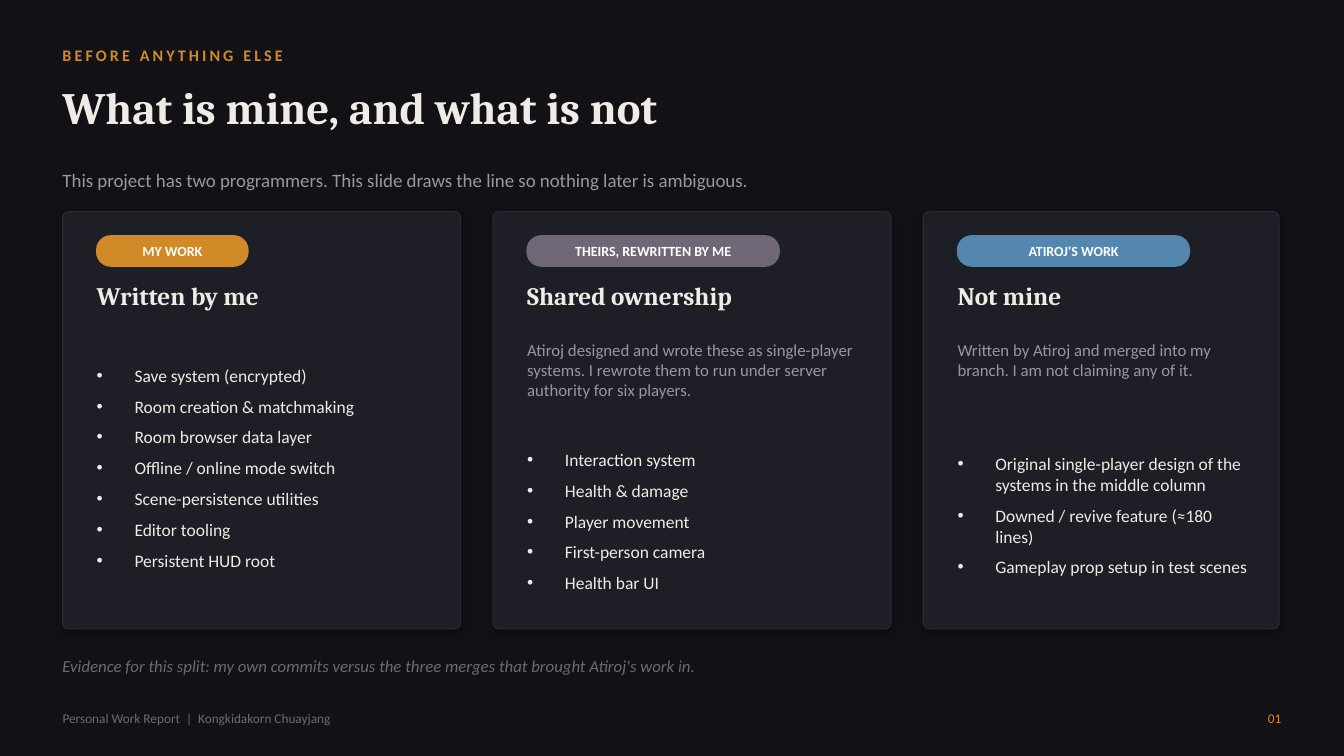
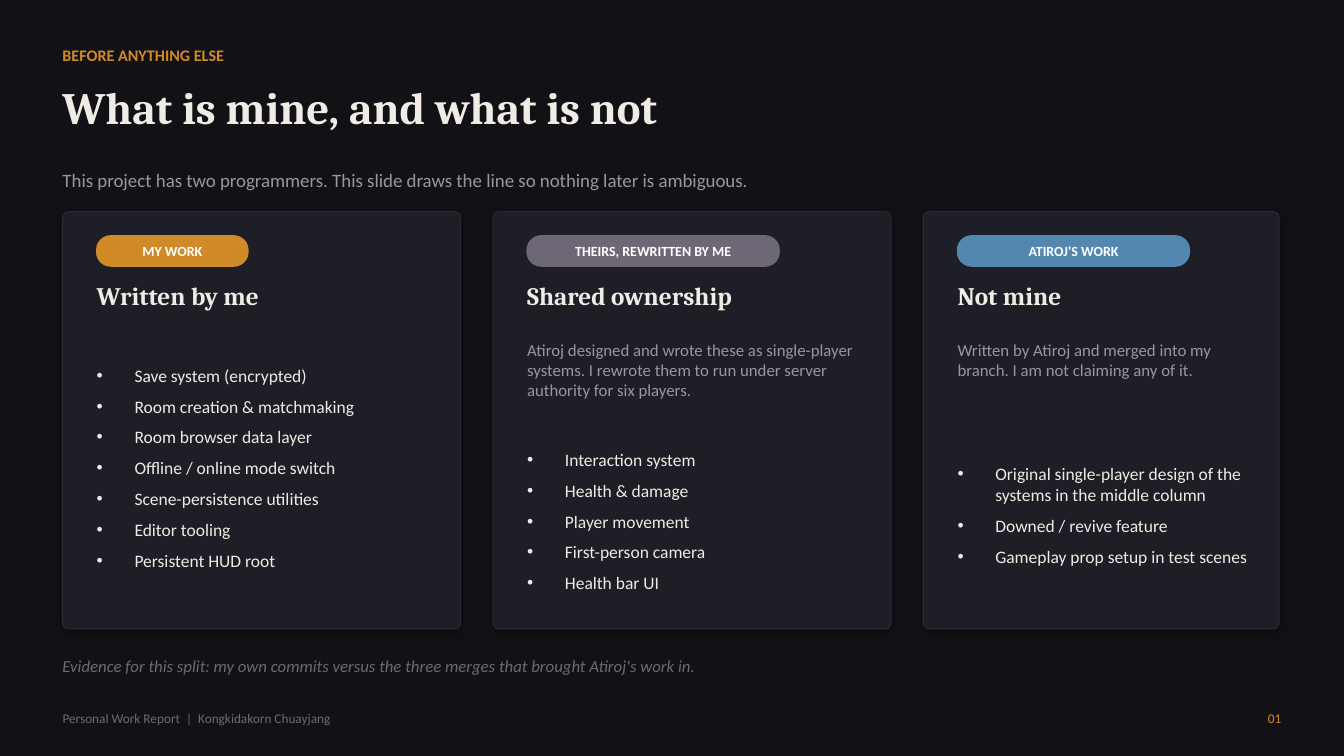
Before and after one commit to AtirojDev12/Pre-Thesis, a slide deck: slide 2 of Kong & Head Pro Grammer Presentation/Pre-Thesis_MyWork_Week3.pptx. Drawn at 1344x756 pixels with LibreOffice and Linux fonts; fonts in the diff are those of the drawing. Boxes give left, top, right and bottom in pixels: in the first picture for what was removed or moved away, otherwise in the second. Text is boxed around its words. In the diff, an @@ line names an element or a change of style, - is before the commit and + after.

```diff
--- a/Kong & Head Pro Grammer Presentation/Pre-Thesis_MyWork_Week3.pptx
+++ b/Kong & Head Pro Grammer Presentation/Pre-Thesis_MyWork_Week3.pptx
@@ text "BEFORE ANYTHING ELSE" at (62,50,224,61): letter spacing 2.2 to 0 pt @@
@@ text at (995,468,1247,566): less space between paragraphs @@
@@ text at (995,520,1167,532): text changed @@
-• Downed / revive feature (≈180 lines)
+• Downed / revive feature
```
Also in this commit, not shown: 9 other slides changed, 12 other files.
